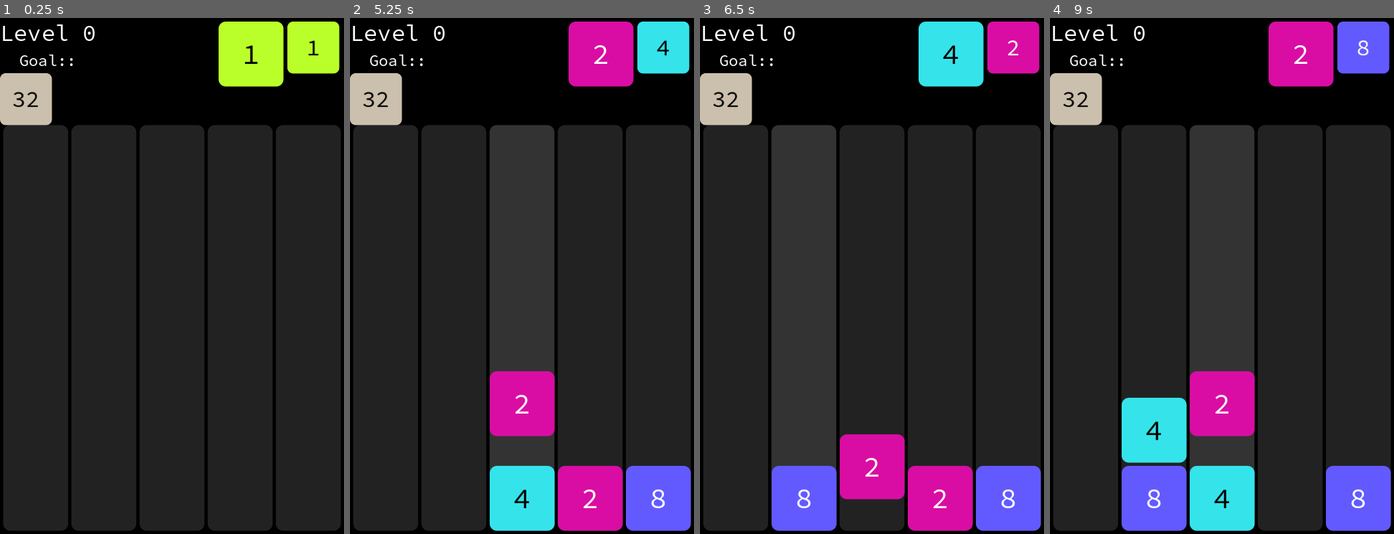
Above: before the commit, frames 1-4 (left to right).
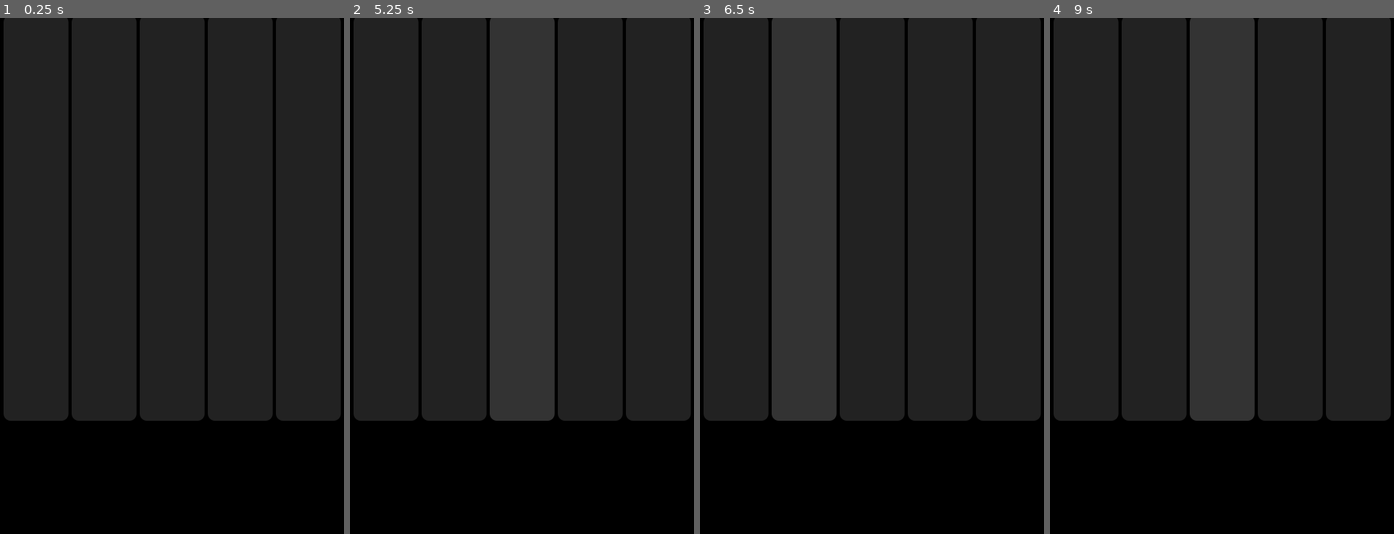
Above: after the commit, the same moments.

Repository: paulwrubel/merge-mania
Game: Godot game, scene res://scenes/main/main.tscn
Same seed, same stepped clock (60 frames per second), same inputs: the game is played once before the commit and once after it.
Inputs (mouse positions are in pixels of both pictures, inside the frame that each line leads up to):
- Up to frame 1 (0.25 s): no input
- Up to frame 2 (5.25 s): tap Enter at 0.5 s; move the mouse to (384, 327) at 0.52 s; click (384, 327) at 0.67 s; move the mouse to (453, 327) at 1.27 s; click (453, 327) at 1.42 s; move the mouse to (522, 327) at 2.02 s; click (522, 327) at 2.17 s; move the mouse to (590, 327) at 2.77 s; click (590, 327) at 2.92 s; move the mouse to (659, 327) at 3.52 s; click (659, 327) at 3.67 s; move the mouse to (418, 198) at 4.27 s; click (418, 198) at 4.42 s; tap Space at 5 s; move the mouse to (539, 276) at 5.02 s; click (539, 276) at 5.17 s
- Up to frame 3 (6.5 s): move the mouse to (820, 147) at 5.77 s; click (820, 147) at 5.92 s
- Up to frame 4 (9 s): move the mouse to (1297, 250) at 6.52 s; click (1297, 250) at 6.67 s; move the mouse to (1153, 301) at 7.27 s; click (1153, 301) at 7.42 s; move the mouse to (1256, 162) at 8.02 s; click (1256, 162) at 8.17 s; tap Enter at 8.75 s; move the mouse to (1204, 379) at 8.77 s; click (1204, 379) at 8.92 s

The runs differ from the first frame. In frame 1, 40% of the frame differs, in the area x 0-99%, y 0-100%; in frame 2, 42%; in frame 3, 40%; in frame 4, 42%, in the area x 0-100%, y 0-100%.

Commit message:
insane positioning changes

Diff:
--- a/scenes/block/block.gd
+++ b/scenes/block/block.gd
@@ -1,5 +1,5 @@
 class_name Block
-extends Control
+extends Panel
 
 var font = preload("res://assets/fonts/source_code_pro/static/SourceCodePro-Regular.ttf")
 
@@ -25,7 +25,7 @@
 #	grid_position_initial = settings.grid_position_initial
 #	grid_position_final = settings.grid_position_final
 	custom_minimum_size = settings.size
-	size = settings.size
+#	size = settings.size
 	color = settings.color
 	data = settings.data
 	scale = settings.scale
@@ -46,9 +46,6 @@
 #		.set_trans(Tween.TRANS_EXPO)
 #	tween.tween_callback(animation_callback)
 
-	var v = VBoxContainer.new()
-	v.update_minimum_size()
-
 	var text = board.get_formatted_block_text(data)
 	var text_size = font.get_string_size(text, HORIZONTAL_ALIGNMENT_CENTER, -1, DEFAULT_FONT_SIZE)
 	var font_size_scalar = (size.x / text_size.x) * 0.95
@@ -62,13 +59,20 @@
 	$BlockLabel.size = size
 	$BlockLabel.text = text
 
-# Called every frame. 'delta' is the elapsed time since the previous frame.
-func _process(_delta):
-	queue_redraw()
 
-func _draw():
+
 	var style_box = StyleBoxFlat.new()
 	style_box.set_corner_radius_all(ROUNDED_CORNER_SIZE)
 	style_box.bg_color = color
+	self.add_theme_stylebox_override("panel", style_box)
 
-	draw_style_box(style_box, Rect2(Vector2(0, 0), size))
+# Called every frame. 'delta' is the elapsed time since the previous frame.
+#func _process(_delta):
+#	queue_redraw()
+#
+#func _draw():
+##	var style_box = StyleBoxFlat.new()
+#	panel.set_corner_radius_all(ROUNDED_CORNER_SIZE)
+#	panel.bg_color = color
+#
+#	draw_style_box(style_box, Rect2(Vector2(0, 0), size))
--- a/scenes/block/block.tscn
+++ b/scenes/block/block.tscn
@@ -2,9 +2,7 @@
 
 [ext_resource type="Script" path="res://scenes/block/block.gd" id="1_ursd5"]
 
-[node name="Block" type="Control"]
-layout_mode = 3
-anchors_preset = 0
+[node name="Block" type="Panel"]
 script = ExtResource("1_ursd5")
 
 [node name="BlockLabel" type="Label" parent="."]
--- a/scenes/board/board.gd
+++ b/scenes/board/board.gd
@@ -1,5 +1,5 @@
 class_name Board
-extends Node2D
+extends Control
 
 signal current_level_changed(new_current_level)
 signal block_progression_advanced(new_block_progression)
@@ -13,26 +13,34 @@
 const COLLAPSE_ANIMATION_DURATION_SECONDS = 0.3
 const REMOVE_BLOCK_ANIMATION_DURATION_SECONDS = 0.5
 
-var viewport_width: float = ProjectSettings.get_setting("display/window/size/viewport_width")
-var viewport_height: float = ProjectSettings.get_setting("display/window/size/viewport_height")
+#var viewport_width: float = ProjectSettings.get_setting("display/window/size/viewport_width")
+#var viewport_height: float = ProjectSettings.get_setting("display/window/size/viewport_height")
 
 const column_count: int = 5
 const row_count: int = 6
 
 const pre_block_size := 100
 const pre_padding := 5
-const pre_rounding_radius := 5
-const pre_width := (pre_block_size * column_count) + (pre_padding * (column_count + 1))
-const pre_height := (pre_block_size * row_count) + (pre_padding * (row_count + 1))
+#const pre_rounding_radius := 5
+const pre_size := Vector2(
+	(pre_block_size * column_count) + (pre_padding * (column_count + 1)),
+	(pre_block_size * row_count) + (pre_padding * (row_count + 1)),
+)
+const aspect_ratio = pre_size.x / pre_size.y
 
 var block_symbols: PackedStringArray
 
-var scalar := viewport_width / pre_width
-
-var block_size := pre_block_size * scalar
-var padding := pre_padding * scalar
-var width := pre_width * scalar
-var height := pre_height * scalar
+#var scalar := viewport_width / pre_width
+#
+#var block_size := pre_block_size * scalar
+#var padding := pre_padding * scalar
+#var width := pre_width * scalar
+#var height := pre_height * scalar
+
+var block_size: float = pre_block_size
+var padding: float = pre_padding
+var width: float = pre_size.x
+var height: float = pre_size.y
 
 var color_progression: Array[Color] = [
 #	Color.html("#DDDDDD"),
@@ -62,8 +70,8 @@
 
 var blocks: Array[Array] = []
 
-# Called when the node enters the scene tree for the first time.
-func _ready():
+func _init():
+	print("running _init")
 
 	# initialize blocks grid
 	for x in range(column_count):
@@ -72,12 +80,20 @@
 			col.append(null)
 		blocks.append(col)
 
+	block_symbols = build_block_symbols()
+
+# Called when the node enters the scene tree for the first time.
+func _ready():
+	print("running _ready")
+
+	check_and_resize()
+
 	# initialize columns
 	var column_x: float = padding
 	for i in range(column_count):
 		var column := COLUMN_SCENE.instantiate()
 		column.index = i
-		column.position = Vector2(column_x, padding)
+		column.position = Vector2(column_x, height - padding)
 		column.size = Vector2(block_size, height - padding * 2)
 		column.board = self
 
@@ -85,15 +101,51 @@
 
 		column_x += block_size + padding
 
+
+
+	check_and_resize()
+
 	# various other setup
-	position = Vector2(0, viewport_height - height)
-	block_symbols = build_block_symbols()
+#	position = Vector2(0, viewport_height - height)
+
 
 # Called every frame. 'delta' is the elapsed time since the previous frame.
 func _process(_delta):
 	pass
 
+func _on_resized():
+	check_and_resize()
+
+func check_and_resize():
+	var scalar = size.x / pre_size.x
+
+	width = size.x
+	height = width / aspect_ratio
+
+	block_size = pre_block_size * scalar
+	padding = pre_padding * scalar
+
+#	var scalar_x = size.x / pre_size.x
+#	var scalar_y = size.y / pre_size.y
+#
+#	var scalar: float
+#
+#	if scalar_x <= scalar_y:
+#		scalar = scalar_x
+#		width = size.x
+#		height = width / aspect_ratio
+#	else:
+#		scalar = scalar_y
+#		height = size.y
+#		width = height * aspect_ratio
+#
+#	block_size = pre_block_size * scalar
+#	padding = pre_padding * scalar
+
+	custom_minimum_size = Vector2(width, height)
+
 func build_block_symbols() -> PackedStringArray:
+	print("building block symbols")
 	var static_symbols = PackedStringArray([""]) + "kmgtpezyrq".split()
 	var dynamic_symbols_level_1 = "ABCDEFGHIJKLMNOPQRSTUVWXYZ".split()
 	var dynamic_symbols_level_2: PackedStringArray = []
@@ -147,7 +199,9 @@
 	block.queue_free()
 
 func try_spawn_initial_block_in(x: int):
+	print("trying spawning block!")
 	if !anim_lock && blocks[x].any(func(block): return block == null):
+		print("spawning block!")
 		anim_lock = true
 		var y = get_next_open_index_in_column(x)
 		spawn_initial_block_at(Vector2i(x, y), block_progression[0])
@@ -234,7 +288,7 @@
 	return Vector2(
 		padding + (padding * grid_loc.x) + (block_size * grid_loc.x),
 		height - ((padding * (grid_loc.y + 1)) + (block_size * (grid_loc.y + 1)))
-	)
+	) - Vector2(0, height)
 
 func animate_blocks(subjects: Array[AnimationSubject], duration_seconds: float, on_finish = null):
 	var tween = create_tween() \
@@ -520,7 +574,7 @@
 			sub_on_finish_funcs.append(func():
 				destroy_block(new_block)
 			)
-			on_finish_funcs
+
 			destroy_block(blocks[pos.x][pos.y])
 			blocks[pos.x][pos.y] = null
 
--- a/scenes/board/board.tscn
+++ b/scenes/board/board.tscn
@@ -2,5 +2,9 @@
 
 [ext_resource type="Script" path="res://scenes/board/board.gd" id="1_2uu06"]
 
-[node name="Board" type="Node2D"]
+[node name="Board" type="Control"]
+layout_mode = 3
+anchors_preset = 0
+offset_right = 480.0
+offset_bottom = 720.0
 script = ExtResource("1_2uu06")
--- a/scenes/column/column.gd
+++ b/scenes/column/column.gd
@@ -1,10 +1,10 @@
 class_name Column
-extends Area2D
+extends Panel
 
 var board: Board
 
 var index: int
-var size := Vector2(100, 200)
+#var size := Vector2(100, 200)
 var background_color := Color.html("#222222")
 var hover_color := Color.html("#333333")
 var is_hovering := false
@@ -16,16 +16,29 @@
 func _ready():
 	mouse_entered.connect(_on_mouse_entered)
 	mouse_exited.connect(_on_mouse_exited)
-	$CollisionShape2D.shape.size = size
-	$CollisionShape2D.position = size / 2
+#	$CollisionShape2D.shape.size = size
+#	$CollisionShape2D.position = size / 2
+
+	var style_box = StyleBoxFlat.new()
+	style_box.set_corner_radius_all(ROUNDED_CORNER_SIZE)
+	var color = hover_color if is_hovering else background_color
+	style_box.bg_color = color
+	self.add_theme_stylebox_override("panel", style_box)
 
 # Called every frame. 'delta' is the elapsed time since the previous frame.
 func _process(_delta):
+	var style_box = StyleBoxFlat.new()
+	style_box.set_corner_radius_all(ROUNDED_CORNER_SIZE)
+	var color = hover_color if is_hovering else background_color
+	style_box.bg_color = color
+	self.add_theme_stylebox_override("panel", style_box)
 	queue_redraw()
 
-func _input_event(_viewport: Viewport, event: InputEvent, _shape_index: int):
+func _gui_input(event: InputEvent):
+	print("checking input!")
 	if event is InputEventMouseButton:
 		if event.pressed and event.button_index == MOUSE_BUTTON_LEFT:
+			print("spawning from column!")
 			board.try_spawn_initial_block_in(index)
 
 func _on_mouse_entered():
@@ -34,10 +47,10 @@
 func _on_mouse_exited():
 	is_hovering = false
 
-func _draw():
-	var style_box = StyleBoxFlat.new()
-	style_box.set_corner_radius_all(ROUNDED_CORNER_SIZE)
-	var color = hover_color if is_hovering else background_color
-	style_box.bg_color = color
-
-	draw_style_box(style_box, Rect2(LOCAL_POSITION, size))
+#func _draw():
+#	var style_box = StyleBoxFlat.new()
+#	style_box.set_corner_radius_all(ROUNDED_CORNER_SIZE)
+#	var color = hover_color if is_hovering else background_color
+#	style_box.bg_color = color
+#
+#	draw_style_box(style_box, Rect2(LOCAL_POSITION, size))
--- a/scenes/column/column.tscn
+++ b/scenes/column/column.tscn
@@ -1,12 +1,10 @@
-[gd_scene load_steps=3 format=3 uid="uid://dhm7l5rtcxps2"]
+[gd_scene load_steps=2 format=3 uid="uid://dhm7l5rtcxps2"]
 
 [ext_resource type="Script" path="res://scenes/column/column.gd" id="1_e6ong"]
 
-[sub_resource type="RectangleShape2D" id="RectangleShape2D_t3wp2"]
-
-[node name="Column" type="Area2D"]
-position = Vector2(13.36, 6.36)
+[node name="Column" type="Panel"]
+offset_left = 13.36
+offset_top = 6.36
+offset_right = 13.36
+offset_bottom = 6.36
 script = ExtResource("1_e6ong")
-
-[node name="CollisionShape2D" type="CollisionShape2D" parent="."]
-shape = SubResource("RectangleShape2D_t3wp2")
--- a/scenes/main/block_progression_display.gd
+++ b/scenes/main/block_progression_display.gd
@@ -1,8 +1,8 @@
-extends Node2D
+extends Control
 
 var BLOCK_SCENE = preload("res://scenes/block/block.tscn")
 
-var board: Board
+@export var board: Board
 
 var block_progression: Array[Block] = []
 
@@ -13,8 +13,6 @@
 
 # Called when the node enters the scene tree for the first time.
 func _ready():
-	board = $"../Board"
-
 	board.block_progression_advanced.connect(_on_block_progression_advanced)
 	board.block_progression_refreshed.connect(_on_block_progression_refreshed)
 	var block_progression_data = board.block_progression.duplicate()
@@ -82,7 +80,7 @@
 		scale *= 0.8
 	block.initialize({
 		"position": get_actual_position_from_index(index),
-		"size": Vector2(board.block_size, board.block_size),
+		"size": Vector2(block_size, block_size),
 		"scale": scale,
 		"board": board,
 		"color": board.get_block_background_color(data),
@@ -101,6 +99,6 @@
 
 func get_actual_position_from_index(index: int) -> Vector2:
 	return Vector2(
-		(padding * (index + 1)) + (min(index, 1) * board.block_size) + (max(index - 1, 0) * board.block_size * 0.8),
+		(padding * (index + 1)) + (min(index, 1) * block_size) + (max(index - 1, 0) * block_size * 0.8),
 		padding
 	)
--- a/scenes/main/goal_block_display.gd
+++ b/scenes/main/goal_block_display.gd
@@ -14,6 +14,7 @@
 		Vector2(0, 0),
 		PowerBlockData.new(board.current_level + board.steps_above_minimum_to_advance),
 	)
+#	reset_size()
 
 # Called every frame. 'delta' is the elapsed time since the previous frame.
 func _process(delta):
@@ -25,13 +26,14 @@
 		Vector2(0, 0),
 		PowerBlockData.new(board.current_level + board.steps_above_minimum_to_advance),
 	)
+#	reset_size()
 
 func get_new_block(pos: Vector2, data: BlockData) -> Block:
 	var block = BLOCK_SCENE.instantiate()
 	block.initialize({
 		"position": pos,
 		"size": Vector2(board.block_size, board.block_size),
-		"scale": Vector2(1, 1) * 0.8,
+		"scale": Vector2(1, 1),
 		"board": board,
 		"color": board.get_block_background_color(data),
 		"data": data,
--- a/scenes/main/main.tscn
+++ b/scenes/main/main.tscn
@@ -9,39 +9,78 @@
 [sub_resource type="LabelSettings" id="LabelSettings_w0o4o"]
 line_spacing = 0.0
 font = ExtResource("2_yhj8y")
-font_size = 32
+font_size = 28
 
 [sub_resource type="LabelSettings" id="LabelSettings_4ncvs"]
 line_spacing = 0.0
 font = ExtResource("2_yhj8y")
-font_size = 22
+font_size = 20
 
 [node name="Main" type="Node2D"]
 
 [node name="Board" parent="." instance=ExtResource("1_w173f")]
-position = Vector2(0, 100)
+custom_minimum_size = Vector2(0, 10)
+anchors_preset = 2
+anchor_top = 1.0
+anchor_bottom = 1.0
+offset_top = -10.0
+offset_bottom = 0.0
+grow_vertical = 0
+mouse_filter = 1
 
-[node name="BlockProgressionDisplay" type="Node2D" parent="."]
-position = Vector2(300, 0)
-script = ExtResource("3_bdpll")
+[node name="BoxContainer" type="BoxContainer" parent="."]
+visible = false
+offset_right = 480.0
+offset_bottom = 720.0
 
-[node name="GoalBlockVBoxContainer" type="VBoxContainer" parent="."]
-offset_right = 78.0
-offset_bottom = 40.0
+[node name="VBoxContainer" type="VBoxContainer" parent="BoxContainer"]
+custom_minimum_size = Vector2(10, 10)
+layout_mode = 2
+size_flags_horizontal = 3
 
-[node name="LevelLabel" type="Label" parent="GoalBlockVBoxContainer" node_paths=PackedStringArray("board")]
+[node name="HBoxContainer" type="HBoxContainer" parent="BoxContainer/VBoxContainer"]
 layout_mode = 2
+size_flags_vertical = 3
+size_flags_stretch_ratio = 2.8
+alignment = 1
+
+[node name="LevelLabel" type="Label" parent="BoxContainer/VBoxContainer/HBoxContainer" node_paths=PackedStringArray("board")]
+layout_mode = 2
+size_flags_horizontal = 3
+size_flags_vertical = 1
 label_settings = SubResource("LabelSettings_w0o4o")
 script = ExtResource("2_pmoxd")
-board = NodePath("../../Board")
+board = NodePath("../../../../Board")
 
-[node name="GoalLabel" type="Label" parent="GoalBlockVBoxContainer"]
+[node name="VBoxContainer" type="VBoxContainer" parent="BoxContainer/VBoxContainer/HBoxContainer"]
 layout_mode = 2
-text = "Goal::"
+size_flags_horizontal = 3
+size_flags_vertical = 0
+
+[node name="GoalLabel" type="Label" parent="BoxContainer/VBoxContainer/HBoxContainer/VBoxContainer"]
+layout_mode = 2
+text = "Goal:"
 label_settings = SubResource("LabelSettings_4ncvs")
 horizontal_alignment = 1
 
-[node name="GoalBlockDisplay" type="Container" parent="GoalBlockVBoxContainer" node_paths=PackedStringArray("board")]
+[node name="GoalBlockDisplay" type="BoxContainer" parent="BoxContainer/VBoxContainer/HBoxContainer/VBoxContainer" node_paths=PackedStringArray("board")]
 layout_mode = 2
+size_flags_horizontal = 4
+size_flags_vertical = 4
+alignment = 1
 script = ExtResource("5_lvg34")
-board = NodePath("../../Board")
+board = NodePath("../../../../../Board")
+
+[node name="BoxContainer" type="BoxContainer" parent="BoxContainer/VBoxContainer/HBoxContainer"]
+layout_mode = 2
+size_flags_horizontal = 3
+alignment = 1
+vertical = true
+
+[node name="BlockProgressionDisplay" type="Control" parent="BoxContainer/VBoxContainer/HBoxContainer/BoxContainer" node_paths=PackedStringArray("board")]
+layout_mode = 2
+size_flags_horizontal = 3
+script = ExtResource("3_bdpll")
+board = NodePath("../../../../../Board")
+
+[connection signal="resized" from="Board" to="Board" method="_on_resized"]
